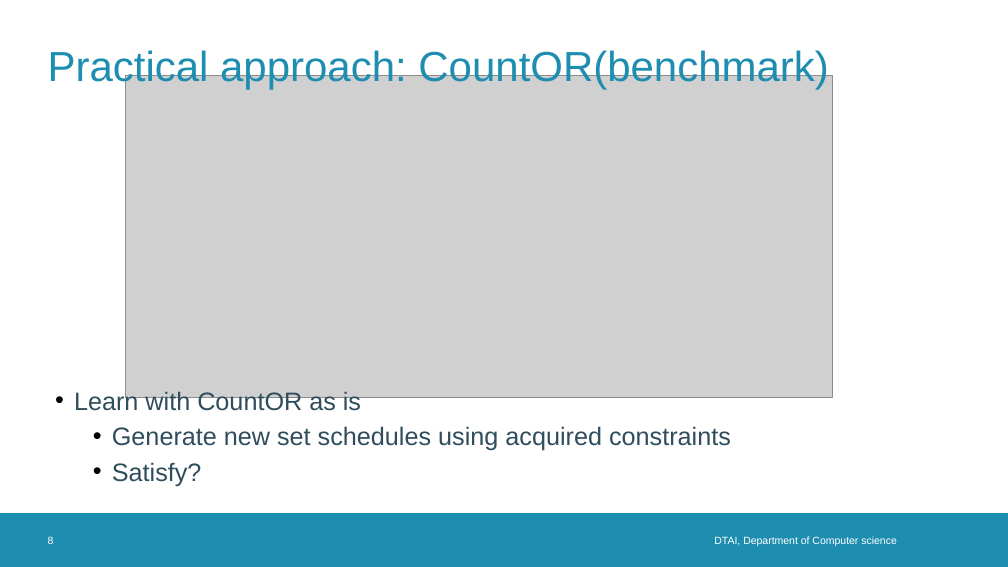
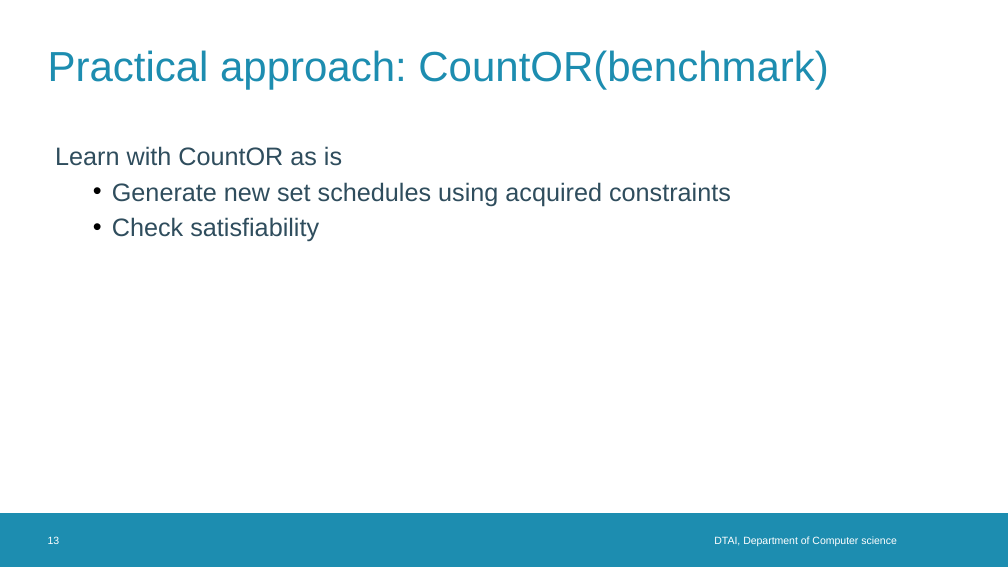
Before and after one commit to TomDBTechB/RoundRobinGenerator, a slide deck: slide 13 of Presentations/intermediate presentation 2.odp (slide 8 before the commit). Drawn at 1008x567 pixels with LibreOffice and Linux fonts; fonts in the diff are those of the drawing; grey boxes stand for pictures; background and template pictures are left out. Boxes give left, top, right and bottom in pixels: in the first picture for what was removed or moved away, otherwise in the second. Text is boxed around its words. In the diff, an @@ line names an element or a change of style, - is before the commit and + after.

Commit message:
lots of papers + latex setup for thesis + presentations + first text

```diff
--- a/Presentations/intermediate presentation 2.odp
+++ b/Presentations/intermediate presentation 2.odp
@@ picture removed at bbox=[126, 75, 833, 397] @@
@@ text at bbox=[55, 146, 342, 166]: bullet • to none @@
@@ text at bbox=[112, 217, 319, 242]: text changed @@
-  • Satisfy?
+  • Check satisfiability
@@ page number at bbox=[48, 536, 60, 544]: text changed @@
-8
+13
```
Also in this commit, not shown: 6 other slides changed, 6 slides added, 26 other files.
